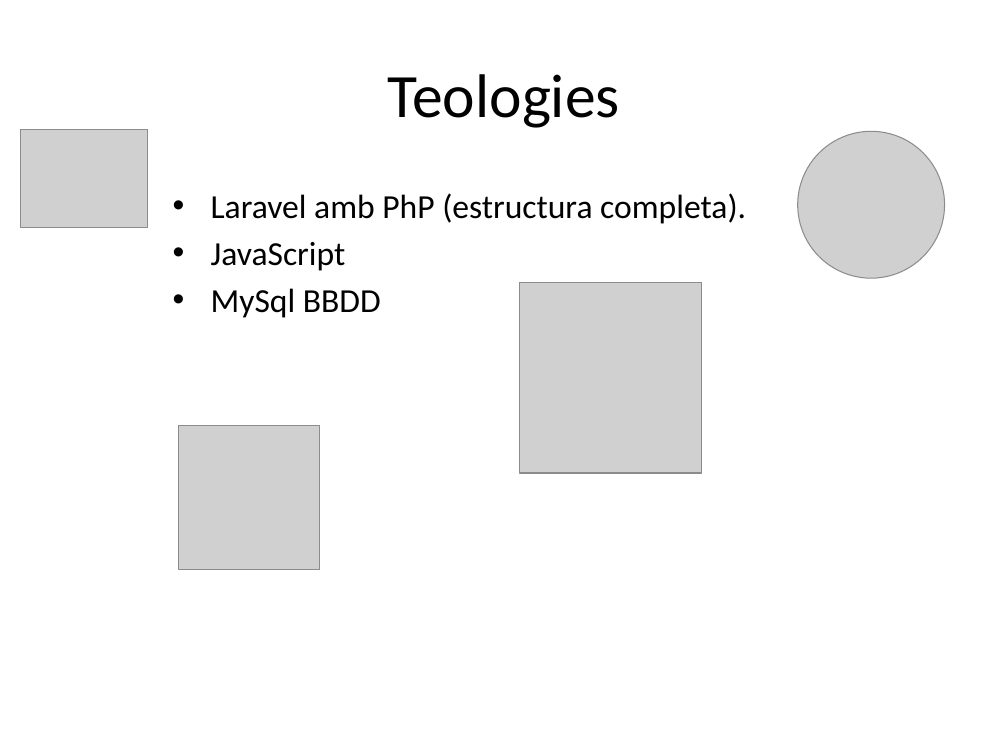
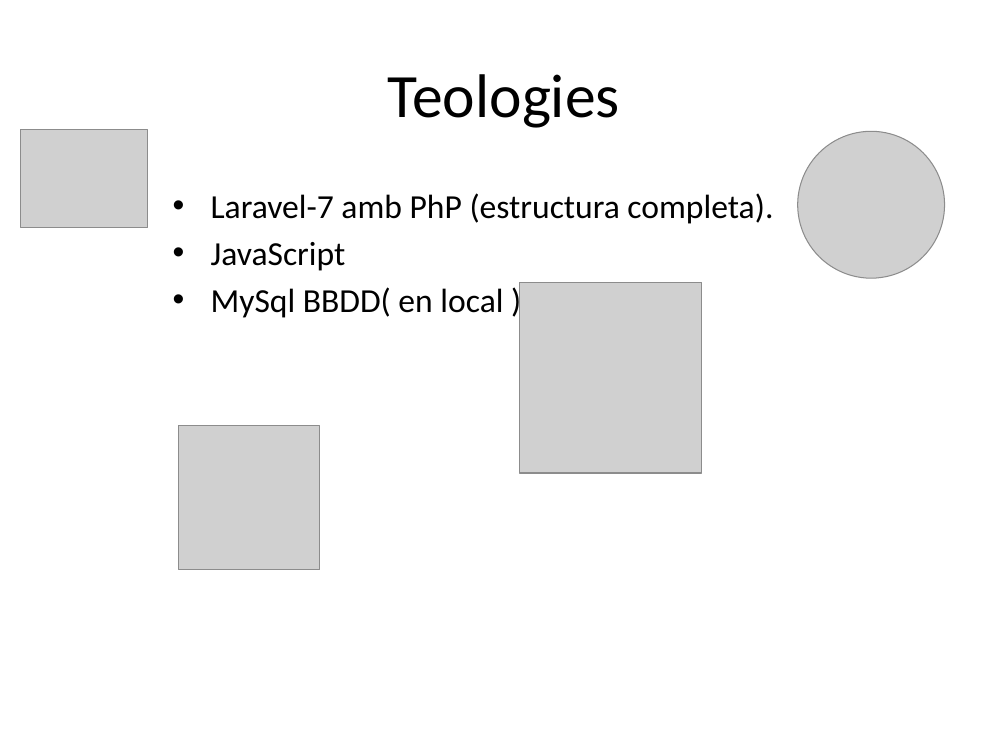
Before and after one commit to nilarrus/VisualMemory, a slide deck: slide 2 of Docs/Visual Memory.pptx (slide 3 before the commit). Drawn at 1008x756 pixels with LibreOffice and Linux fonts; fonts in the diff are those of the drawing; grey boxes stand for pictures. Boxes give left, top, right and bottom in pixels: in the first picture for what was removed or moved away, otherwise in the second. Text is boxed around its words. In the diff, an @@ line names an element or a change of style, - is before the commit and + after.

```diff
--- a/Docs/Visual Memory.pptx
+++ b/Docs/Visual Memory.pptx
@@ text at box(211, 193, 773, 224): text changed @@
-• Laravel amb PhP (estructura completa).
+• Laravel-7 amb PhP (estructura completa).
@@ text at box(211, 287, 503, 318): text changed @@
-• MySql BBDD
+• MySql BBDD( en local )
```
Also in this commit, not shown: 1 other slide changed, 2 slides removed, 10 other files.
